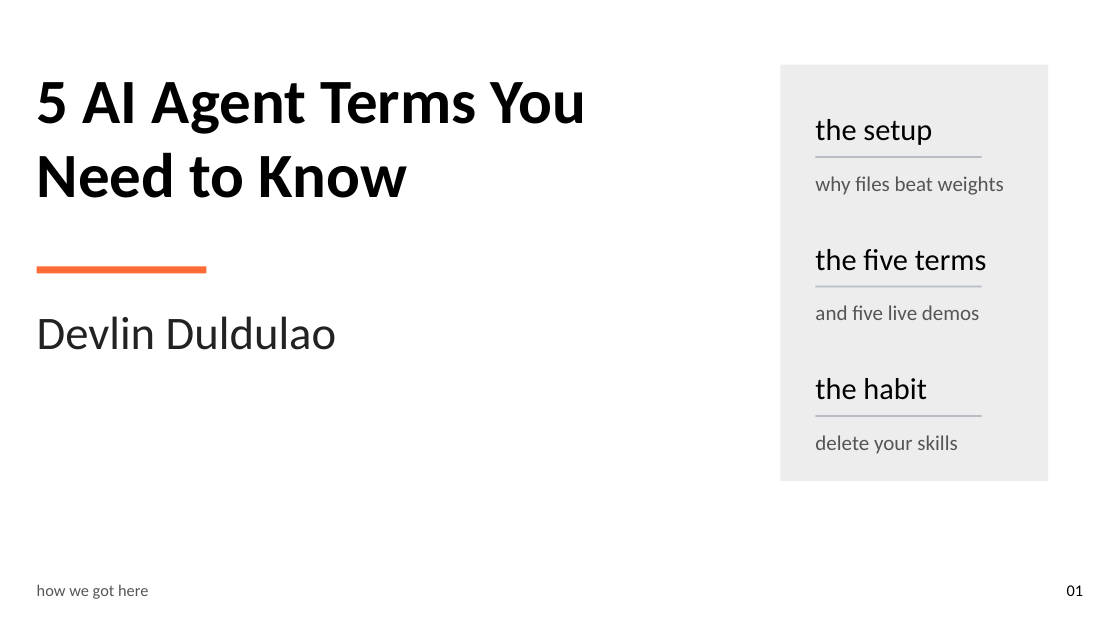
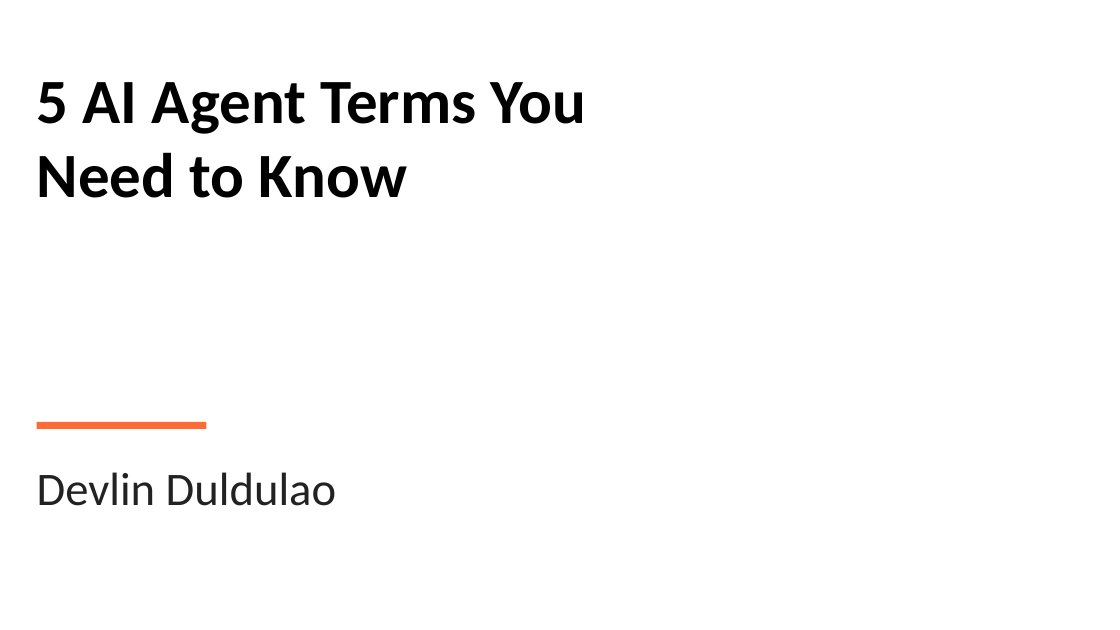
Before and after one commit to devlinduldulao/agents-and-skill-demo, a slide deck: slide 1 of ai-agent-terms-full-talk.pptx. Drawn at 1120x630 pixels with LibreOffice and Linux fonts; fonts in the diff are those of the drawing. Boxes give left, top, right and bottom in pixels: in the first picture for what was removed or moved away, otherwise in the second. Text is boxed around its words. In the diff, an @@ line names an element or a change of style, - is before the commit and + after.

```diff
--- a/ai-agent-terms-full-talk.pptx
+++ b/ai-agent-terms-full-talk.pptx
@@ rectangle removed at (x1=781, y1=65, x2=1049, y2=481) @@
@@ text removed at (x1=815, y1=119, x2=932, y2=145) @@
-the setup
@@ text removed at (x1=815, y1=176, x2=1004, y2=195) @@
-why files beat weights
@@ rectangle removed at (x1=816, y1=156, x2=982, y2=158) @@
@@ text removed at (x1=815, y1=249, x2=987, y2=271) @@
-the five terms
@@ rectangle removed at (x1=816, y1=286, x2=982, y2=287) @@
@@ text removed at (x1=815, y1=305, x2=979, y2=320) @@
-and five live demos
@@ text removed at (x1=815, y1=378, x2=926, y2=400) @@
-the habit
@@ rectangle removed at (x1=816, y1=415, x2=982, y2=417) @@
@@ rectangle moved from (x1=37, y1=266, x2=207, y2=273) to (x1=37, y1=422, x2=207, y2=429) @@
@@ text removed at (x1=815, y1=435, x2=957, y2=454) @@
-delete your skills
@@ text "Devlin Duldulao" moved from (x1=37, y1=316, x2=336, y2=350) to (x1=37, y1=472, x2=336, y2=506) @@
@@ text removed at (x1=37, y1=584, x2=148, y2=599) @@
-how we got here
@@ text removed at (x1=1067, y1=585, x2=1084, y2=596) @@
-01
```
Also in this commit, not shown: 14 other slides changed, 27 slides added, 11 slides removed, 1 other file.
